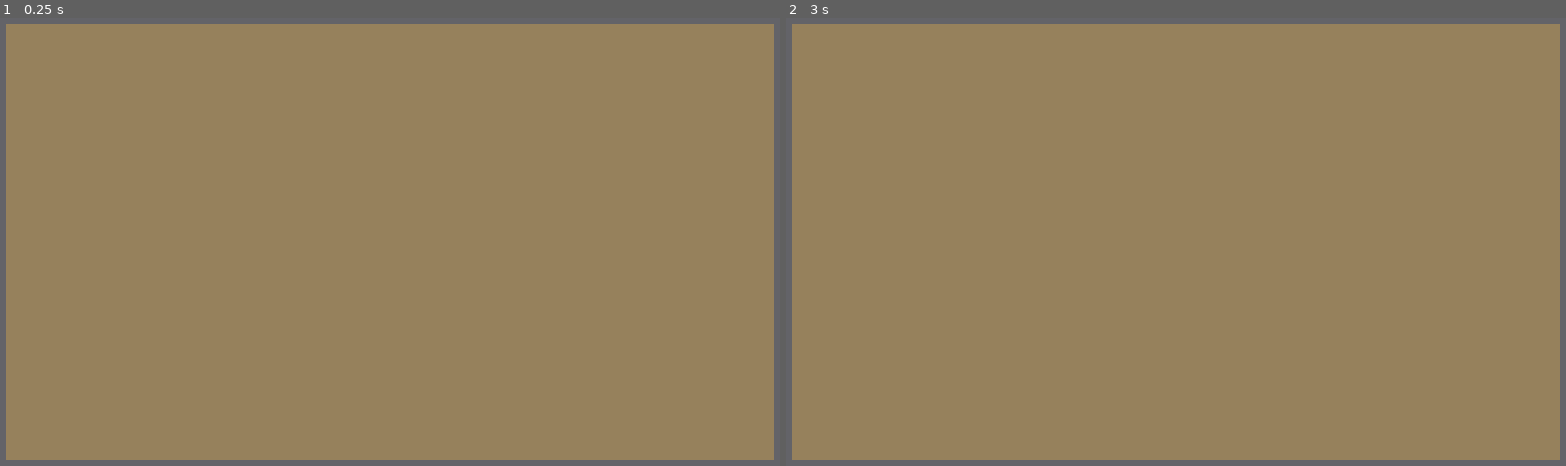
Above: before the commit, frames 1-2 (left to right).
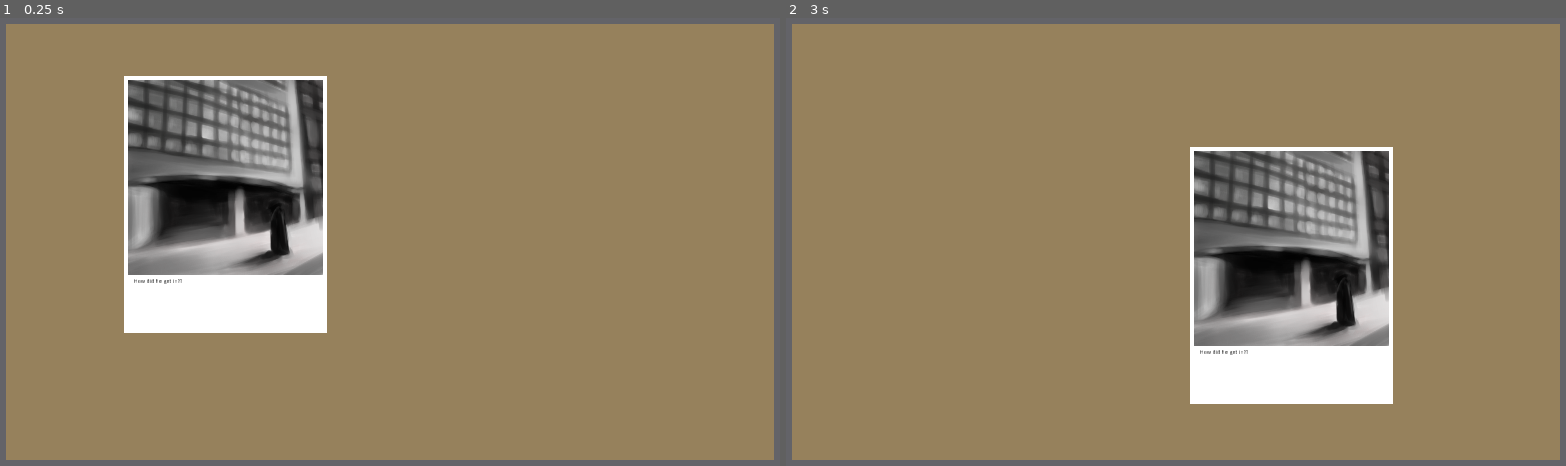
Above: after the commit, the same moments.

Repository: IanWark/VGADGameJamWinter2019
Game: Godot game, scene res://GameScreen.tscn
Two runs of this game, one before a commit and one after it. Both use one fixed random seed, a clock stepped at 60 frames per second and the inputs below.
Inputs (mouse positions are in pixels of both pictures, inside the frame that each line leads up to):
- Up to frame 1 (0.25 s): no input
- Up to frame 2 (3 s): tap Enter at 0.5, 2 s; move the mouse to (1137, 336) at 0.52 s; press the mouse at (1137, 336) at 0.53 s; tap Space at 1.25, 2.75 s; move the mouse to (1417, 313) at 1.27 s; release the mouse at (1417, 313) at 1.28 s; click (1417, 313) at 1.35 s; move the mouse to (934, 170) at 2.02 s; press the mouse at (934, 170) at 2.03 s; move the mouse to (1215, 242) at 2.77 s; release the mouse at (1215, 242) at 2.78 s; click (1215, 242) at 2.85 s

The runs differ from the first frame. In frame 1, 15% of the frame differs, in the area x 15-42%, y 12-71%; in frame 2, 15%.

Commit message:
Add draggable events

Diff:
--- /dev/null
+++ b/Event.tscn
@@ -0,0 +1,62 @@
+[gd_scene load_steps=5 format=2]
+
+[ext_resource path="res://Art/event_background.png" type="Texture" id=1]
+[ext_resource path="res://Scripts/Sprite.gd" type="Script" id=2]
+[ext_resource path="res://Art/event_0_JAM.png" type="Texture" id=3]
+
+[sub_resource type="RectangleShape2D" id=1]
+
+custom_solver_bias = 0.0
+extents = Vector2( 260, 340 )
+
+[node name="Event" type="Sprite" index="0"]
+
+texture = ExtResource( 1 )
+script = ExtResource( 2 )
+
+[node name="Area2D" type="Area2D" parent="." index="0"]
+
+input_pickable = true
+gravity_vec = Vector2( 0, 1 )
+gravity = 98.0
+linear_damp = 0.1
+angular_damp = 1.0
+audio_bus_override = false
+audio_bus_name = "Master"
+
+[node name="CollisionShape2D" type="CollisionShape2D" parent="Area2D" index="0"]
+
+shape = SubResource( 1 )
+
+[node name="Image" type="Sprite" parent="." index="1"]
+
+position = Vector2( 0, -70 )
+texture = ExtResource( 3 )
+_sections_unfolded = [ "Transform" ]
+
+[node name="Label" type="Label" parent="." index="2"]
+
+anchor_left = 0.0
+anchor_top = 1.0
+anchor_right = 1.0
+anchor_bottom = 1.0
+margin_left = -235.0
+margin_top = -469.0
+margin_right = -290.0
+margin_bottom = -455.0
+rect_pivot_offset = Vector2( 0, 0 )
+rect_clip_content = false
+mouse_filter = 2
+mouse_default_cursor_shape = 0
+size_flags_horizontal = 1
+size_flags_vertical = 4
+custom_colors/font_color = Color( 0, 0, 0, 1 )
+text = "How did he get in??"
+percent_visible = 1.0
+lines_skipped = 0
+max_lines_visible = -1
+_sections_unfolded = [ "custom_colors" ]
+
+[connection signal="mouse_entered" from="Area2D" to="." method="_on_Area2D_mouse_entered"]
+
+[connection signal="mouse_exited" from="Area2D" to="." method="_on_Area2D_mouse_exited"]
--- a/GameScreen.tscn
+++ b/GameScreen.tscn
@@ -1,4 +1,7 @@
-[gd_scene load_steps=5 format=2]
+[gd_scene load_steps=7 format=2]
+
+[ext_resource path="res://Scripts/Main.gd" type="Script" id=1]
+[ext_resource path="res://Event.tscn" type="PackedScene" id=2]
 
 [sub_resource type="Gradient" id=1]
 
@@ -23,33 +26,12 @@
 gradient = SubResource( 3 )
 width = 2048
 
-[node name="MarginContainer" type="MarginContainer" index="0"]
+[node name="Main" type="Node"]
 
-anchor_left = 0.0
-anchor_top = 0.0
-anchor_right = 0.0
-anchor_bottom = 0.0
-margin_left = 20.0
-margin_top = 20.0
-margin_right = 20.0
-margin_bottom = 20.0
-rect_pivot_offset = Vector2( 0, 0 )
-rect_clip_content = false
-mouse_filter = 0
-mouse_default_cursor_shape = 0
-size_flags_horizontal = 1
-size_flags_vertical = 1
+script = ExtResource( 1 )
 _sections_unfolded = [ "Margin" ]
 
-[node name="CanvasLayer" type="CanvasLayer" parent="." index="0"]
-
-layer = 1
-offset = Vector2( 0, 0 )
-rotation = 0.0
-scale = Vector2( 1, 1 )
-transform = Transform2D( 1, 0, 0, 1, 0, 0 )
-
-[node name="RectBorder" type="TextureRect" parent="CanvasLayer" index="0"]
+[node name="RectBorder" type="TextureRect" parent="." index="0"]
 
 anchor_left = 0.0
 anchor_top = 0.0
@@ -57,15 +39,16 @@
 anchor_bottom = 1.0
 rect_pivot_offset = Vector2( 0, 0 )
 rect_clip_content = false
-mouse_filter = 1
+mouse_filter = 2
 mouse_default_cursor_shape = 0
 size_flags_horizontal = 1
 size_flags_vertical = 1
 texture = SubResource( 2 )
 expand = true
 stretch_mode = 0
+_sections_unfolded = [ "Mouse" ]
 
-[node name="RectBoardBG" type="TextureRect" parent="CanvasLayer/RectBorder" index="0"]
+[node name="RectBoardBG" type="TextureRect" parent="RectBorder" index="0"]
 
 anchor_left = 0.0
 anchor_top = 0.0
@@ -77,11 +60,17 @@
 margin_bottom = -20.0
 rect_pivot_offset = Vector2( 0, 0 )
 rect_clip_content = false
-mouse_filter = 1
+mouse_filter = 2
 mouse_default_cursor_shape = 0
 size_flags_horizontal = 1
 size_flags_vertical = 1
 texture = SubResource( 4 )
 expand = true
 stretch_mode = 0
-_sections_unfolded = [ "Margin" ]
+_sections_unfolded = [ "Margin", "Mouse" ]
+
+[node name="Event" parent="." index="1" instance=ExtResource( 2 )]
+
+position = Vector2( 301.651, 251.684 )
+scale = Vector2( 0.5, 0.5 )
+_sections_unfolded = [ "Transform" ]
--- a/project.godot
+++ b/project.godot
@@ -19,6 +19,11 @@
 window/stretch/mode="2d"
 window/stretch/aspect="keep_height"
 
+[input]
+
+left_click=[ Object(InputEventMouseButton,"resource_local_to_scene":false,"resource_name":"","device":0,"alt":false,"shift":false,"control":false,"meta":false,"command":false,"button_mask":0,"position":Vector2( 0, 0 ),"global_position":Vector2( 0, 0 ),"factor":1.0,"button_index":1,"pressed":false,"doubleclick":false,"script":null)
+ ]
+
 [rendering]
 
 environment/default_environment="res://default_env.tres"
--- /dev/null
+++ b/scripts/Main.gd
@@ -0,0 +1,53 @@
+# Made with love by JuanCarlos "Juanky" Aguilera
+# Github Repo: https://github.com/JCAguilera/godot3-drag-and-drop
+
+extends Node
+
+var draggables = []
+var top_draggable = null
+var dragging = false
+var top_set = false
+
+func _process(delta):
+	if Input.is_action_pressed("left_click"): #When we click
+		print("clicked")
+		if not top_set: #If there's no top we set one
+			top_draggable = _top_draggable() #Get the draggable on top (largest z_index)
+			if not top_draggable == null: #If there's a draggable
+				top_draggable.can_drag = true #We set can_drag to true
+			top_set = true
+		dragging = true #We are dragging now
+	if dragging && Input.is_action_pressed("left_click"): #If mouse dragging
+		pass
+	else: #When we release
+		if not top_draggable == null:
+			top_draggable.can_drag = false #Set can_drag to false
+		top_draggable = null #Top draggable to null
+		top_set = false
+		dragging = false
+
+class DraggablesSorter: #Custom sorter
+	static func z_index(a, b): #Sort by z_index
+		if a.z_index > b.z_index:
+			return true
+		return false
+
+func _add_draggable(sprt): #Add draggable to list
+	if not draggables.find(sprt) == -1: #If draggable exists
+		return #Do nothing
+	draggables.append(sprt) #Add draggable to list
+
+func _remove_draggable(sprt): #Remove draggable from list
+	if sprt == top_draggable and dragging: #This is for preventing the draggable dropping when we move the mouse fast
+		 return
+	sprt.can_drag = false #Set can_drag to false
+	var idx = draggables.find(sprt) #find the index
+	draggables.remove(idx) #remove
+
+func _top_draggable(): #Get the top draggable
+	if len(draggables) == 0: #If the list is empty
+		return null
+	draggables.sort_custom(DraggablesSorter, "z_index") #Sort by z_index
+	for i in draggables: #Set all can_drag to false
+		i.can_drag = false
+	return draggables[0] #Return top draggable
--- /dev/null
+++ b/scripts/Sprite.gd
@@ -0,0 +1,52 @@
+extends Node2D
+
+var can_drag = false
+
+var mouse_in = false
+var dragging = false
+var mouse_to_center_set = false
+var mouse_to_center
+var draggable_pos
+var mouse_pos
+
+func _process(delta):
+
+	if (mouse_in && Input.is_action_pressed("left_click")): #When clicking
+		#First we set mouse_to_center as a static vector
+		#for preventing the draggable to move its center to the mouse position
+		if not mouse_to_center_set:
+			draggable_pos = self.position
+			mouse_pos = get_viewport().get_mouse_position()
+			mouse_to_center = restaVectores(draggable_pos, mouse_pos)
+			mouse_to_center_set = true
+		#We set the dragging to true if it's allowed to
+		dragging = can_drag
+
+	if (dragging && Input.is_action_pressed("left_click")): #While dragging
+		if can_drag:
+			mouse_pos = get_viewport().get_mouse_position()
+
+			#Set the position of the draggable to
+			#mouse position + static mouse_to_center vector
+			var position = sumaVectores(mouse_pos, mouse_to_center)
+
+			set_position(position)
+	else: #When we release
+		mouse_to_center_set = false #Set this to false so we can set mouse_to_center again
+		dragging = false
+
+func _on_Area2D_mouse_entered():
+	mouse_in = true
+	print(mouse_in)
+	get_parent()._add_draggable(self) #Add the draggable to the draggable list
+
+func _on_Area2D_mouse_exited():
+	mouse_in = false
+	print(mouse_in)
+	get_parent()._remove_draggable(self)  #Remove the draggable from the draggable list
+
+func restaVectores(v1, v2): #vector substraction
+	return Vector2(v1.x - v2.x, v1.y - v2.y)
+
+func sumaVectores(v1, v2): #vector sum
+	return Vector2(v1.x + v2.x, v1.y + v2.y)
Binary file added: art/event_0_JAM.png
Not shown, added: art/event_0_JAM.png.import
Binary file added: art/event_background.png
Not shown, changed: art/event_background.png.import
Binary file removed: icon.png
